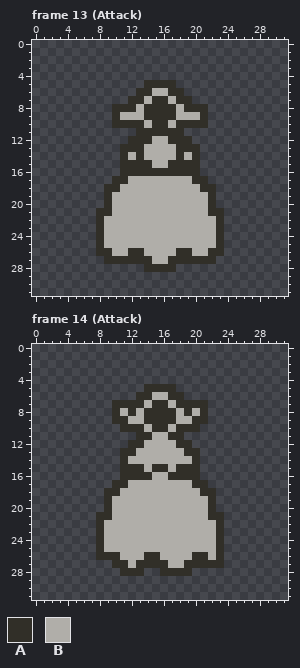
Pixel-art file: assets/enemies/banshee.aseprite. That is the earlier state.
32x32 pixels, 19 frames. Shown: frame 13 (Attack), frame 14 (Attack). The commit also changed other frames, which this record leaves out.
Palette (. is transparent): A #312f28  B #b0aea9
Pixels before, frame 13 (Attack), first column x 8:
 5 ......AAAA......
 6 .....AABBAA.....
 7 ....AABAABAA....
 8 ..AAABAAAABAAA..
 9 ..ABBBAAAABBBA..
10 ..AAAABAABAAAA..
11 .....AAAAAA.....
12 ....AAABBAAA....
13 ...AAABBBBAAA...
14 ...ABABBBBABA...
15 ...AAAABBAAAA...
16 ...AAAAAAAAAA...
17 ..AABBBBBBBBAA..
18 .AABBBBBBBBBBAA.
19 .ABBBBBBBBBBBBA.
20 .ABBBBBBBBBBBBA.
21 AABBBBBBBBBBBBAA
22 ABBBBBBBBBBBBBBA
23 ABBBBBBBBBBBBBBA
24 ABBBBBBBBBBBBBBA
25 ABBBBBBBBBBBBBBA
26 AABBAABBBBAABBAA
27 .AAAAAABBAAAAAA.
28 ......AAAA......
Pixels before, frame 14 (Attack), first column x 8:
 5 ......AAAA......
 6 .....AABBAA.....
 7 ..AAAABAABAAAA..
 8 ..ABABAAAABABA..
 9 ..AABBAAAABBAA..
10 ...AAABAABAAA...
11 .....AABBAA.....
12 ....AABBBBAA....
13 ...AABBBBBBAA...
14 ...ABBBBBBBBA...
15 ...AAABAABAAA...
16 ...AAAABBAAAA...
17 ..AABBBBBBBBAA..
18 .AABBBBBBBBBBAA.
19 .ABBBBBBBBBBBBA.
20 .ABBBBBBBBBBBBA.
21 AABBBBBBBBBBBBAA
22 ABBBBBBBBBBBBBBA
23 ABBBBBBBBBBBBBBA
24 ABBBBBBBBBBBBBBA
25 ABBBBBBBBBBBBBBA
26 AAABBBAABBBBAABA
27 ..AABAAAABBAAAAA
28 ...AAA..AAAA....
Once edited:
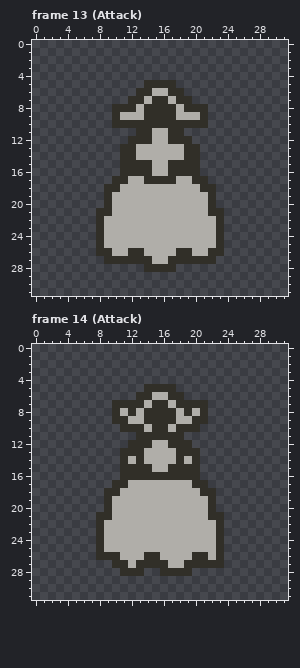
Author's note on the commit: Add banshee enemy (healing support type)
Changes in this commit:
Changed rows in their new state; - is an unchanged pixel.
Frame 13 (Attack):
first column x 12:
10 --A--A--
11 ---BB---
13 -B----B-
14 AB----BA
16 ---BB---
17 --AAAA--
Frame 14 (Attack):
first column x 13:
11 --AA--
12 -A--A-
13 A----A
14 A----A
15 -ABBA-
16 --AA--
Boxes around the changes in both pictures, in picture pixels (x1, y1, x2, y2):
changed: (128, 120, 192, 184)
changed: (136, 432, 184, 480)
